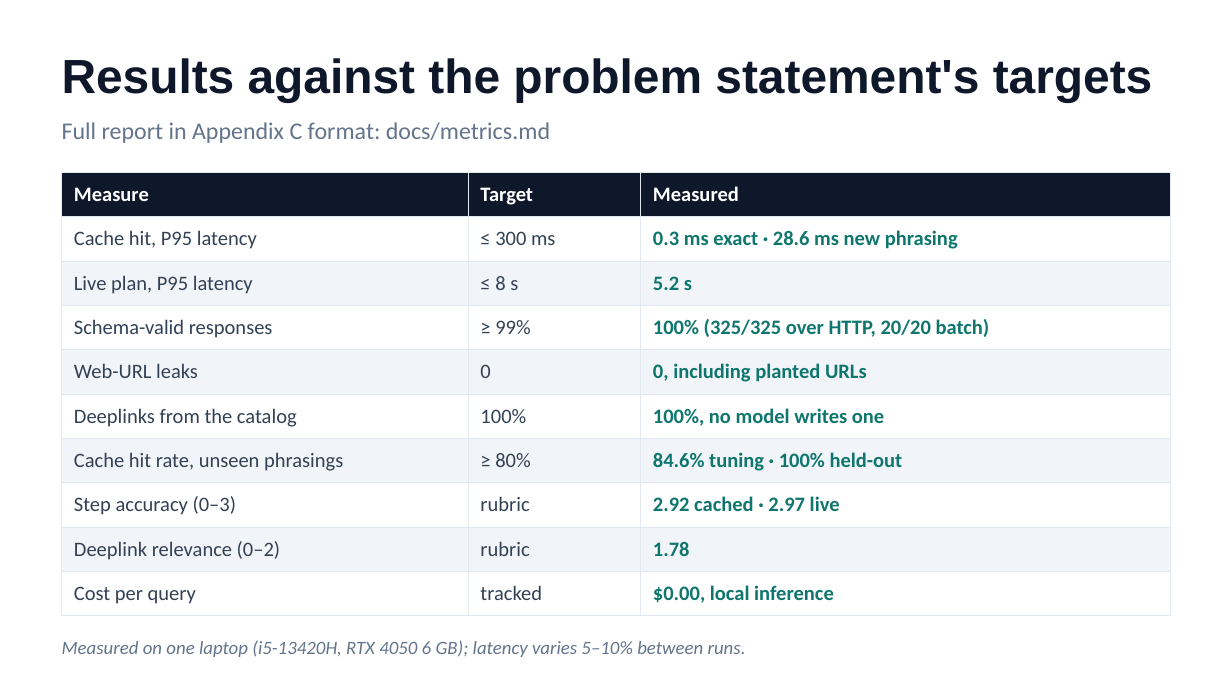
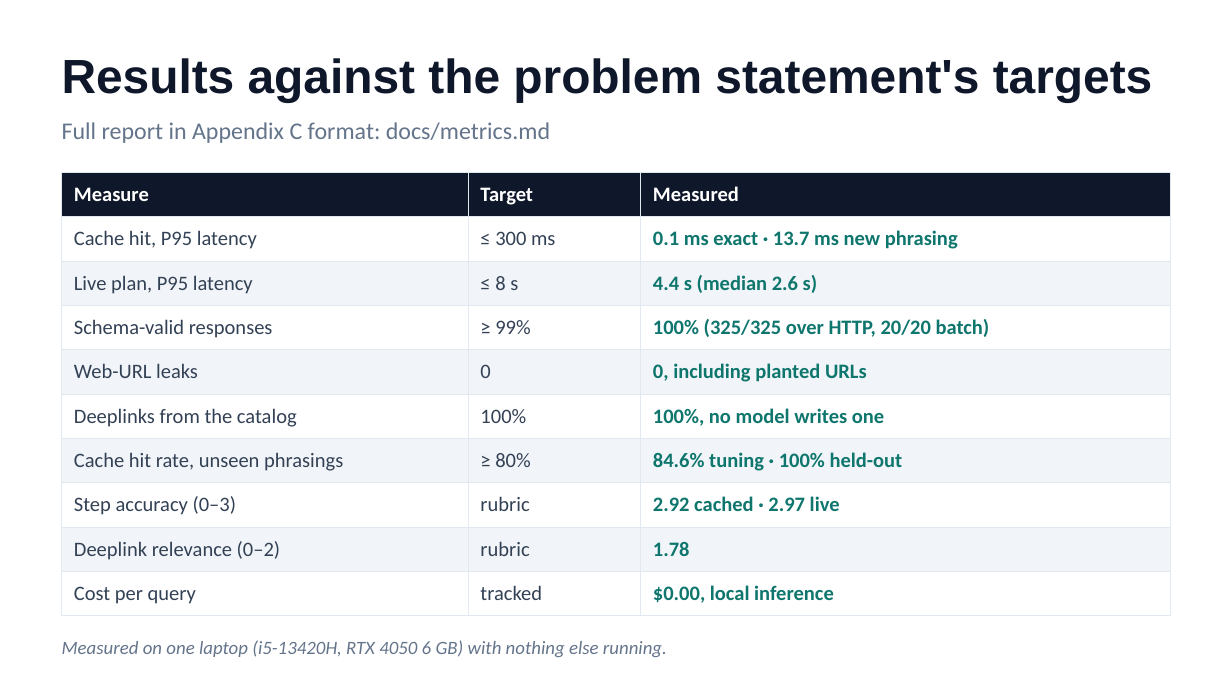
Before and after one commit to Sanyam-Ahuja/prism, a slide deck: slide 9 of presentation/Smart_Guided_Troubleshooting_Engine.pptx. Drawn at 1232x693 pixels with LibreOffice and Linux fonts; fonts in the diff are those of the drawing. Boxes give left, top, right and bottom in pixels: in the first picture for what was removed or moved away, otherwise in the second. Text is boxed around its words. In the diff, an @@ line names an element or a change of style, - is before the commit and + after.

```diff
--- a/presentation/Smart_Guided_Troubleshooting_Engine.pptx
+++ b/presentation/Smart_Guided_Troubleshooting_Engine.pptx
@@ table at [62, 172, 1170, 608] @@
-row 2, column 3: 0.3 ms exact · 28.6 ms new phrasing
+row 2, column 3: 0.1 ms exact · 13.7 ms new phrasing
-row 3, column 3: 5.2 s
+row 3, column 3: 4.4 s (median 2.6 s)
@@ text at [62, 640, 667, 657]: text changed @@
-Measured on one laptop (i5-13420H, RTX 4050 6 GB); latency varies 5–10% between runs.
+Measured on one laptop (i5-13420H, RTX 4050 6 GB) with nothing else running.
```
Also in this commit, not shown: 5 other slides changed, 43 other files.
